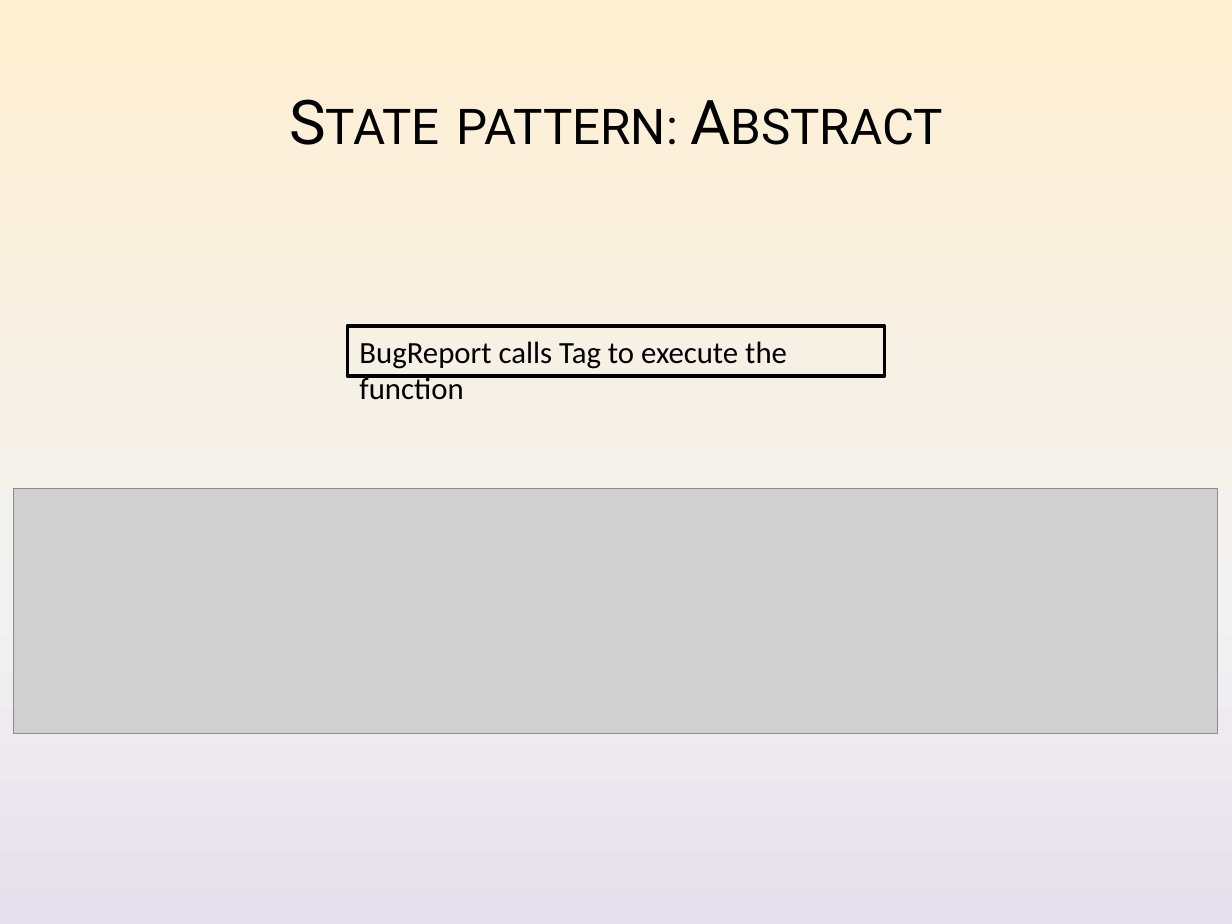
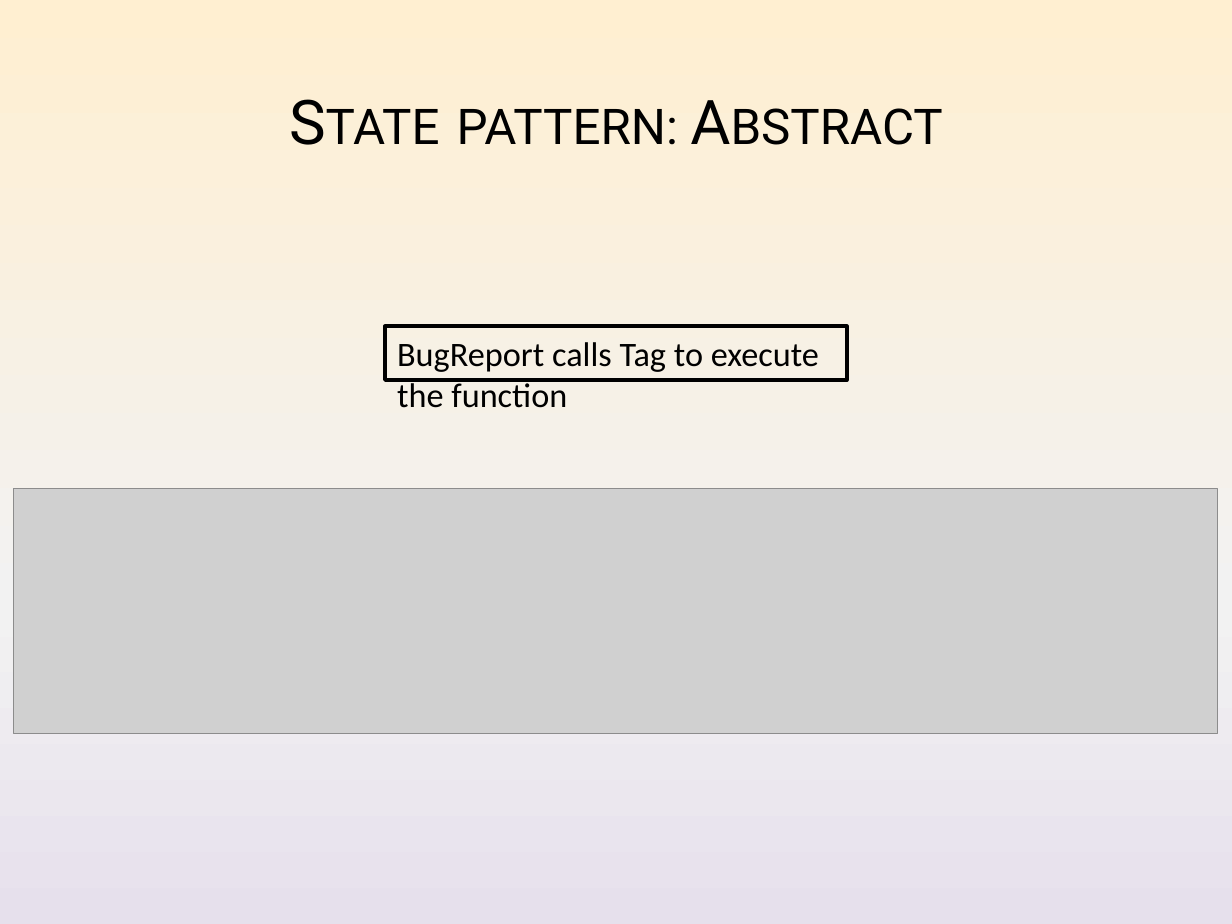
Before and after one commit to Nickelium/Software-Development, a slide deck: slide 9 of Presentaties/Iteratie 2/SWOP Presentatie 2 Inhoud.pptx (slide 10 before the commit). Drawn at 1232x924 pixels with LibreOffice and Linux fonts; fonts in the diff are those of the drawing; grey boxes stand for pictures. Boxes give left, top, right and bottom in pixels: in the first picture for what was removed or moved away, otherwise in the second. Text is boxed around its words. In the diff, an @@ line names an element or a change of style, - is before the commit and + after.

```diff
--- a/Presentaties/Iteratie 2/SWOP Presentatie 2 Inhoud.pptx
+++ b/Presentaties/Iteratie 2/SWOP Presentatie 2 Inhoud.pptx
@@ rectangle "BugReport calls Tag to execute ...": place and size @@
-rectangle "BugReport calls Tag to execute ..." at <box>347,326,885,376</box>
+rectangle "BugReport calls Tag to execute ..." at <box>384,326,846,381</box>
@@ rectangle "BugReport calls Tag to execute ..." at <box>384,326,846,381</box>: size 18 to 20 pt @@
```
Also in this commit, not shown: 11 other slides changed, 1 slide added, 2 slides removed, 1 other file.
